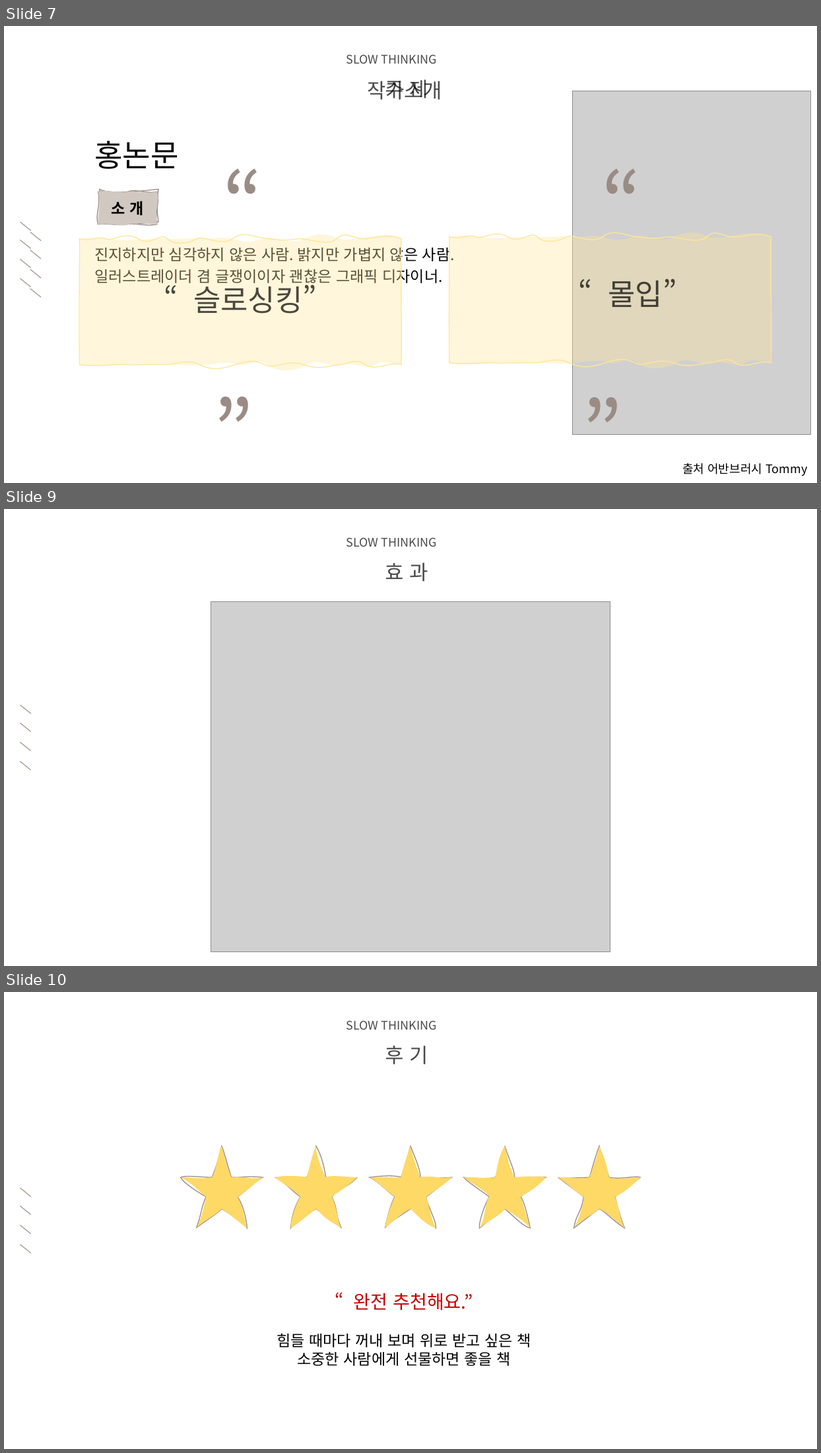
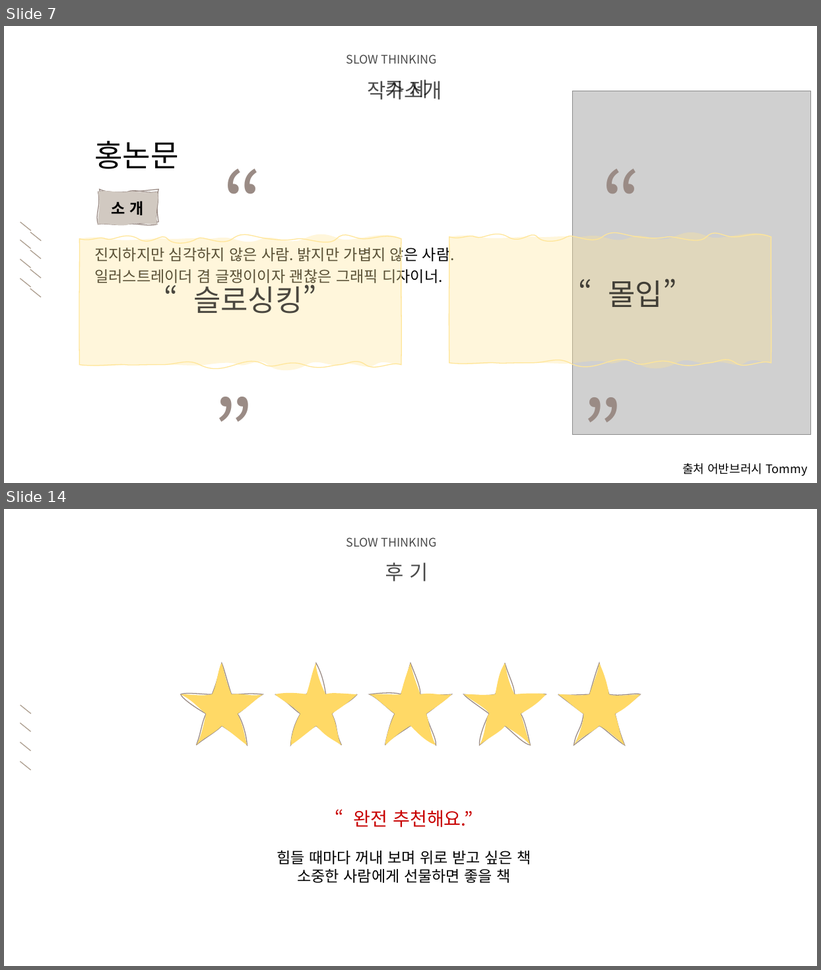
Before and after one commit to audgks5551/ppt, a slide deck: 2조.pptx. Shown one above the other, each under a label of ours: slides 7, 9 and 10 before the commit, slides 7 and 14 after it; the slides between them are not shown. The pictures are 821x1453 and 821x970 pixels, drawn with LibreOffice and Linux fonts; fonts in the diff are those of the drawing; grey boxes stand for pictures; background and template pictures are left out. Boxes give left, top, right and bottom in pixels: in the first picture for what was removed or moved away, otherwise in the second. Text is boxed around its words. In the diff, an @@ line names an element or a change of style, - is before the commit and + after.

```diff
--- a/2조.pptx
+++ b/2조.pptx
@@ slide 9 removed at (4,509,817,966), background picture (left out) @@
@@ text removed at (346,537,436,547) @@
-SLOW THINKING
@@ text removed at (385,562,428,582) @@
-효 과
@@ picture removed at (211,601,611,953) @@
@@ group removed at (20,706,31,770): 4 lines @@
@@ what was slide 10 is now slide 14 @@
```
Also in this commit, not shown: 6 slides added, 1 other slide removed.
